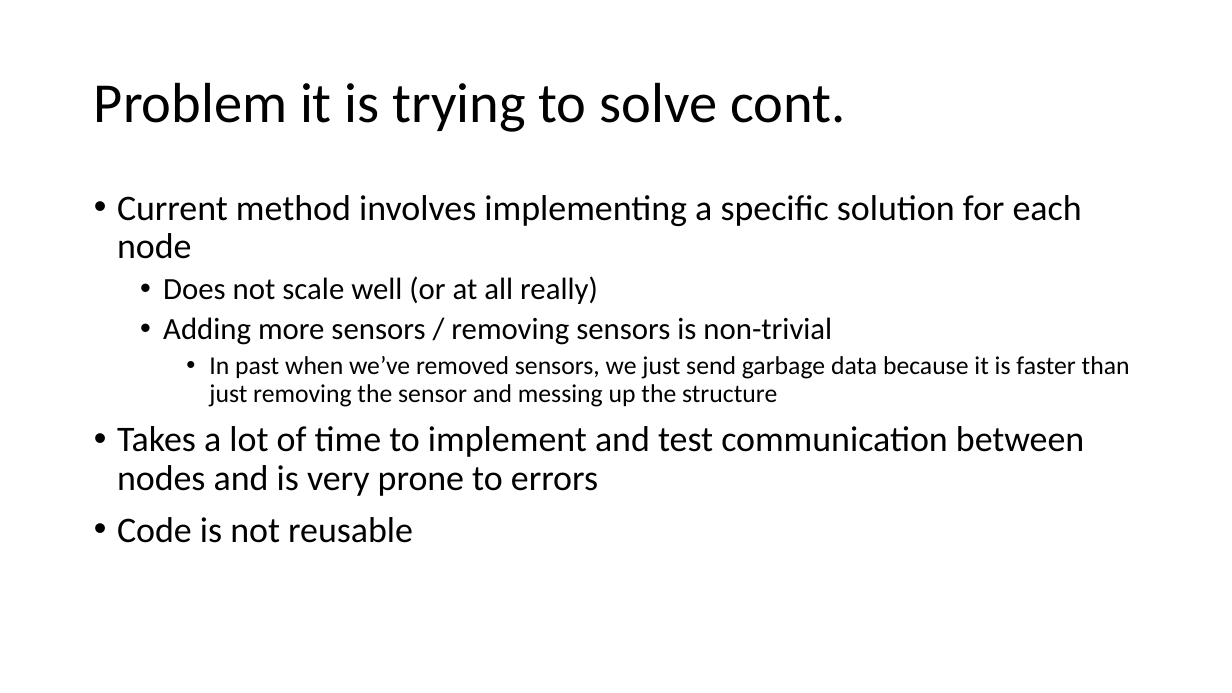
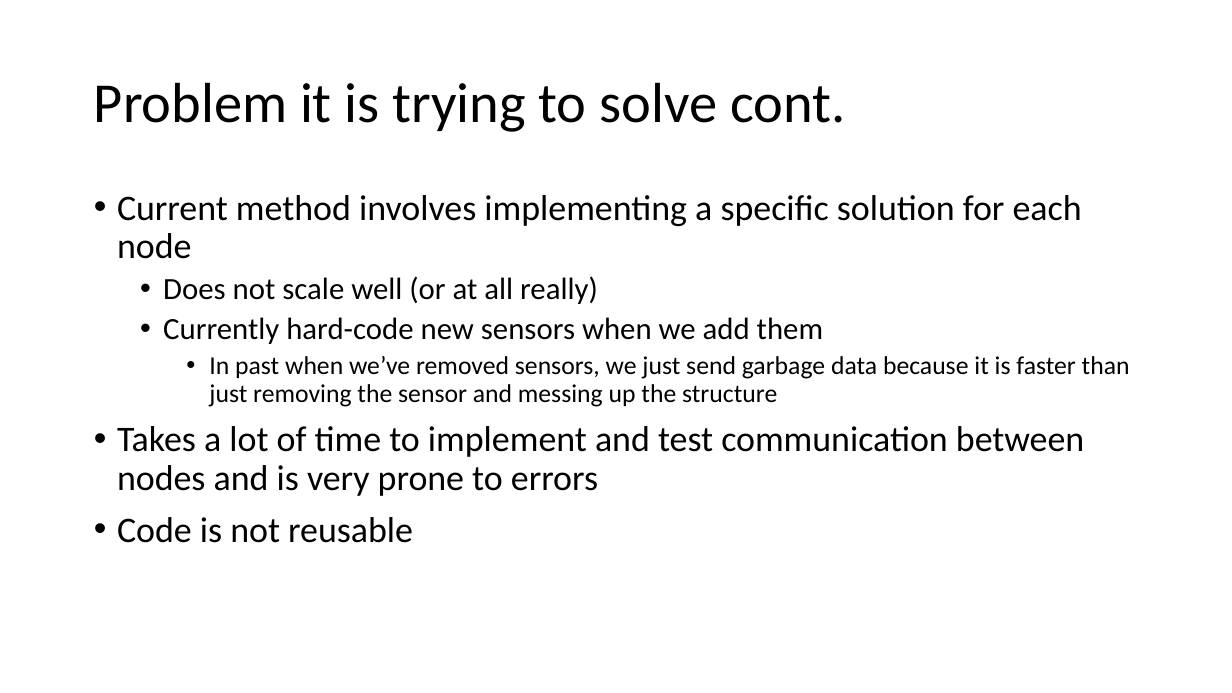
Before and after one commit to Georgia-Tech-Off-Road/DAQ, a slide deck: slide 3 of Lib/CommsUtility.pptx. Drawn at 1232x693 pixels with LibreOffice and Linux fonts; fonts in the diff are those of the drawing. Boxes give left, top, right and bottom in pixels: in the first picture for what was removed or moved away, otherwise in the second. Text is boxed around its words. In the diff, an @@ line names an element or a change of style, - is before the commit and + after.

```diff
--- a/Lib/CommsUtility.pptx
+++ b/Lib/CommsUtility.pptx
@@ text at (x1=163, y1=317, x2=823, y2=344): text changed @@
-  • Adding more sensors / removing sensors is non-trivial
+  • Currently hard-code new sensors when we add them
```
Also in this commit, not shown: 2 other slides changed.
